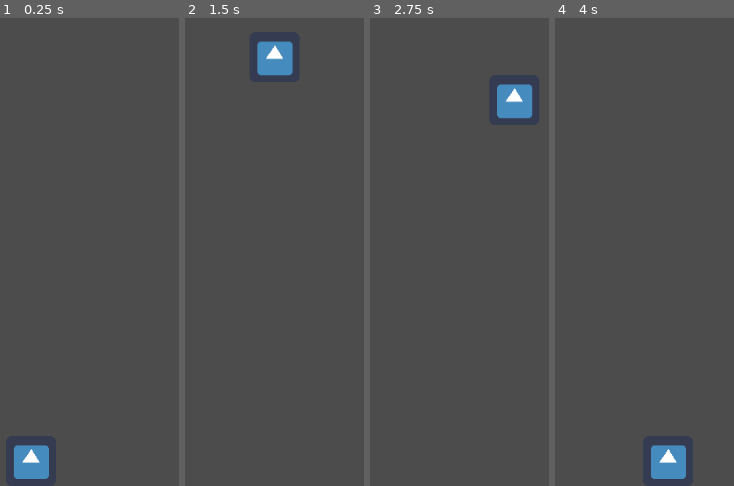
Above: before the commit, frames 1-4 (left to right).
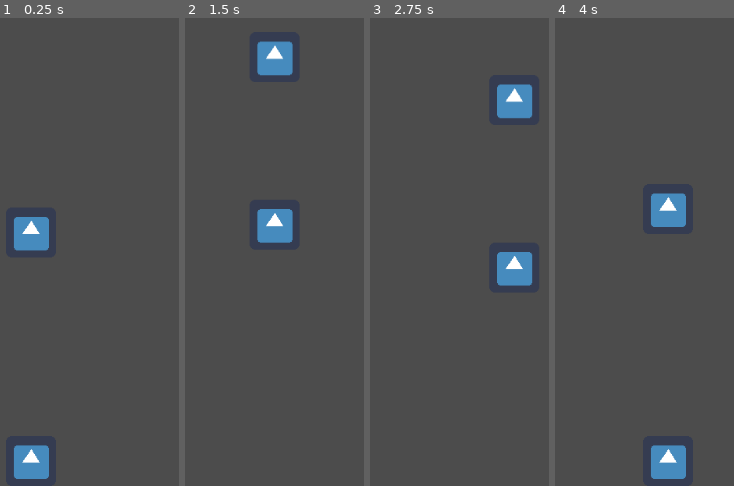
Above: after the commit, the same moments.

Repository: StrayRaider/snakeGD
Game: Godot game, scene res://Node2D.tscn
Two runs of this game, one before a commit and one after it. Both use one fixed random seed, a clock stepped at 60 frames per second and the inputs below. The engine's default icon, where the game draws it, is replaced by a stand-in: a white triangle on a blue panel in a dark square.
Inputs:
- Up to frame 1 (0.25 s): no input
- Up to frame 2 (1.5 s): tap Enter at 0.5 s; hold D 0.53-1.28 s; hold S from 1.28 s (still down)
- Up to frame 3 (2.75 s): release S at 2.03 s; hold D from 2.03 s (still down)
- Up to frame 4 (4 s): release D at 2.78 s; hold W 2.78-3.53 s; hold A from 3.53 s (still down)

The runs differ from the first frame. In frame 1, 1.4% of the frame differs, in the area x 7-28%, y 42-50%; in frame 2, 1.4%, in the area x 40-61%, y 40-49%; in frame 3, 1.4%; in frame 4, 1.4%.

Commit message:
basics added

Diff:
--- a/Node2D.tscn
+++ b/Node2D.tscn
@@ -1,8 +1,10 @@
-[gd_scene load_steps=4 format=2]
+[gd_scene load_steps=6 format=2]
 
 [ext_resource path="res://Node2D.gd" type="Script" id=1]
 [ext_resource path="res://icon.png" type="Texture" id=2]
 [ext_resource path="res://hero.gd" type="Script" id=3]
+[ext_resource path="res://Snake_Head.gd" type="Script" id=4]
+[ext_resource path="res://Snake_Body.gd" type="Script" id=5]
 
 [node name="Node2D" type="Node2D"]
 script = ExtResource( 1 )
@@ -11,3 +13,13 @@
 position = Vector2( 40, 40 )
 texture = ExtResource( 2 )
 script = ExtResource( 3 )
+
+[node name="Snake_Head" type="Sprite" parent="."]
+position = Vector2( 120, 36 )
+texture = ExtResource( 2 )
+script = ExtResource( 4 )
+
+[node name="Snake_Body" type="Sprite" parent="."]
+position = Vector2( 122, 100 )
+texture = ExtResource( 2 )
+script = ExtResource( 5 )
--- /dev/null
+++ b/Snake_Body.gd
@@ -0,0 +1,102 @@
+extends Sprite
+
+var screen_width = OS.get_window_size().x
+var screen_height = OS.get_window_size().y
+var velocity = 100
+var velo_treshold = 100
+var accelartion = 9.81*5
+var movement_vector = Vector2(0,0)
+var active_direction = "up"
+
+func _enter_tree():
+	print("I entered")
+	#center yourself
+	set_it_centered()
+	#set_it_bootom_centered()
+	#set_it_top_centered()
+	#set_it_left_centered()
+	#set_it_right_centered()
+
+func _physics_process(delta):
+	#set_it_centered()
+	#set_it_bootom_centered()
+	#set_it_top_centered()
+	#set_it_left_centered()
+	#set_it_right_centered()
+	#accelartion_down(delta)
+	#move_left(delta)
+	#move_right(delta)
+	update_direction()
+	set_direction(delta)
+	bound_effect()
+
+func update_direction():
+	if Input.is_key_pressed(KEY_W):
+		active_direction = "up"
+	elif Input.is_key_pressed(KEY_S):
+		active_direction = "down"
+	elif Input.is_key_pressed(KEY_A):
+		active_direction = "left"
+	elif Input.is_key_pressed(KEY_D):
+		active_direction = "right"
+
+func bound_effect():
+	if self.position.x + texture.get_width() /2 > screen_width:
+		self.position.x = texture.get_width() /2
+	elif self.position.x + texture.get_width() /2 < texture.get_width():
+		self.position.x = screen_width - texture.get_width() /2
+	elif self.position.y + texture.get_height() /2 > screen_height:
+		self.position.y = texture.get_height() /2
+	elif self.position.y + texture.get_height() /2 < texture.get_height():
+		self.position.y = screen_height - texture.get_height() /2
+
+func set_direction(delta):
+	if active_direction == "up":
+		move_up(delta)
+	elif active_direction == "down":
+		move_down(delta)
+	elif active_direction == "left":
+		move_left(delta)
+	elif active_direction == "right":
+		move_right(delta)
+
+func move_right(delta) -> void:
+	self.position.x += velocity*delta
+
+func move_left(delta) -> void:
+	self.position.x -= velocity*delta
+
+func move_up(delta) -> void:
+	self.position.y -= velocity*delta
+
+func move_down(delta) -> void:
+	self.position.y += velocity*delta
+
+
+func accelartion_down(delta):
+	if velocity > -velo_treshold:
+		velocity -= delta*accelartion
+
+func _ready():
+	pass # Replace with function body.
+
+func set_it_centered() -> void:
+	self.position.x = screen_width/2
+	self.position.y = screen_height/2
+
+func set_it_bootom_centered() -> void:
+	self.position.x = screen_width/2
+	self.position.y = screen_height - texture.get_height()/2
+
+func set_it_top_centered() -> void:
+	self.position.x = screen_width/2
+	self.position.y = texture.get_height()/2
+
+
+func set_it_left_centered() -> void:
+	self.position.x = texture.get_width()/2
+	self.position.y = screen_height/2
+
+func set_it_right_centered() -> void:
+	self.position.x = screen_width - texture.get_width()/2
+	self.position.y = screen_height/2
--- /dev/null
+++ b/Snake_Head.gd
@@ -0,0 +1,102 @@
+extends Sprite
+
+var screen_width = OS.get_window_size().x
+var screen_height = OS.get_window_size().y
+var velocity = 100
+var velo_treshold = 100
+var accelartion = 9.81*5
+var movement_vector = Vector2(0,0)
+var active_direction = "up"
+
+func _enter_tree():
+	print("I entered")
+	#center yourself
+	set_it_centered()
+	#set_it_bootom_centered()
+	#set_it_top_centered()
+	#set_it_left_centered()
+	#set_it_right_centered()
+
+func _physics_process(delta):
+	#set_it_centered()
+	#set_it_bootom_centered()
+	#set_it_top_centered()
+	#set_it_left_centered()
+	#set_it_right_centered()
+	#accelartion_down(delta)
+	#move_left(delta)
+	#move_right(delta)
+	update_direction()
+	move(delta)
+	bound_effect()
+
+func update_direction():
+	if Input.is_key_pressed(KEY_W):
+		active_direction = "up"
+	elif Input.is_key_pressed(KEY_S):
+		active_direction = "down"
+	elif Input.is_key_pressed(KEY_A):
+		active_direction = "left"
+	elif Input.is_key_pressed(KEY_D):
+		active_direction = "right"
+
+func bound_effect():
+	if self.position.x + texture.get_width() /2 > screen_width:
+		self.position.x = texture.get_width() /2
+	elif self.position.x + texture.get_width() /2 < texture.get_width():
+		self.position.x = screen_width - texture.get_width() /2
+	elif self.position.y + texture.get_height() /2 > screen_height:
+		self.position.y = texture.get_height() /2
+	elif self.position.y + texture.get_height() /2 < texture.get_height():
+		self.position.y = screen_height - texture.get_height() /2
+
+func move(delta):
+	if active_direction == "up":
+		move_up(delta)
+	elif active_direction == "down":
+		move_down(delta)
+	elif active_direction == "left":
+		move_left(delta)
+	elif active_direction == "right":
+		move_right(delta)
+
+func move_right(delta) -> void:
+	self.position.x += velocity*delta
+
+func move_left(delta) -> void:
+	self.position.x -= velocity*delta
+
+func move_up(delta) -> void:
+	self.position.y -= velocity*delta
+
+func move_down(delta) -> void:
+	self.position.y += velocity*delta
+
+
+func accelartion_down(delta):
+	if velocity > -velo_treshold:
+		velocity -= delta*accelartion
+
+func _ready():
+	pass # Replace with function body.
+
+func set_it_centered() -> void:
+	self.position.x = screen_width/2
+	self.position.y = screen_height/2
+
+func set_it_bootom_centered() -> void:
+	self.position.x = screen_width/2
+	self.position.y = screen_height - texture.get_height()/2
+
+func set_it_top_centered() -> void:
+	self.position.x = screen_width/2
+	self.position.y = texture.get_height()/2
+
+
+func set_it_left_centered() -> void:
+	self.position.x = texture.get_width()/2
+	self.position.y = screen_height/2
+
+func set_it_right_centered() -> void:
+	self.position.x = screen_width - texture.get_width()/2
+	self.position.y = screen_height/2
--- /dev/null
+++ b/basic_codes/basic_key_press.gd
@@ -0,0 +1,6 @@
+extends Node
+
+
+func _physics_process(delta):
+	if Input.is_key_pressed(KEY_W):
+		print("w pressed")
